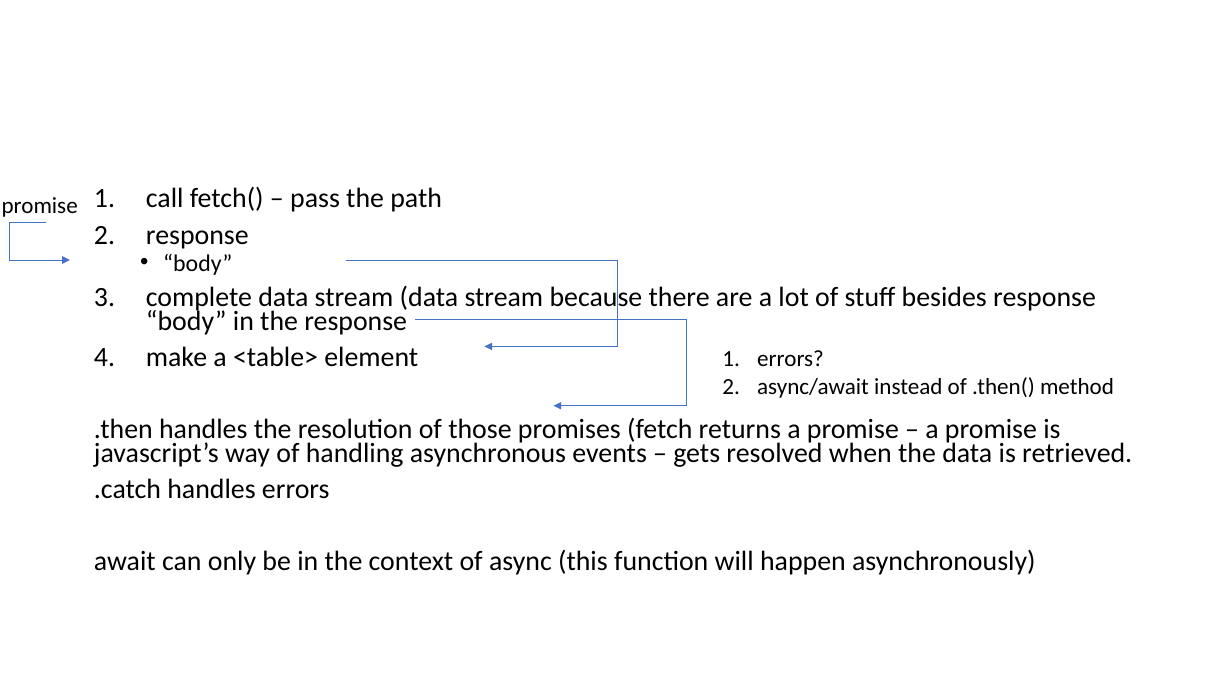
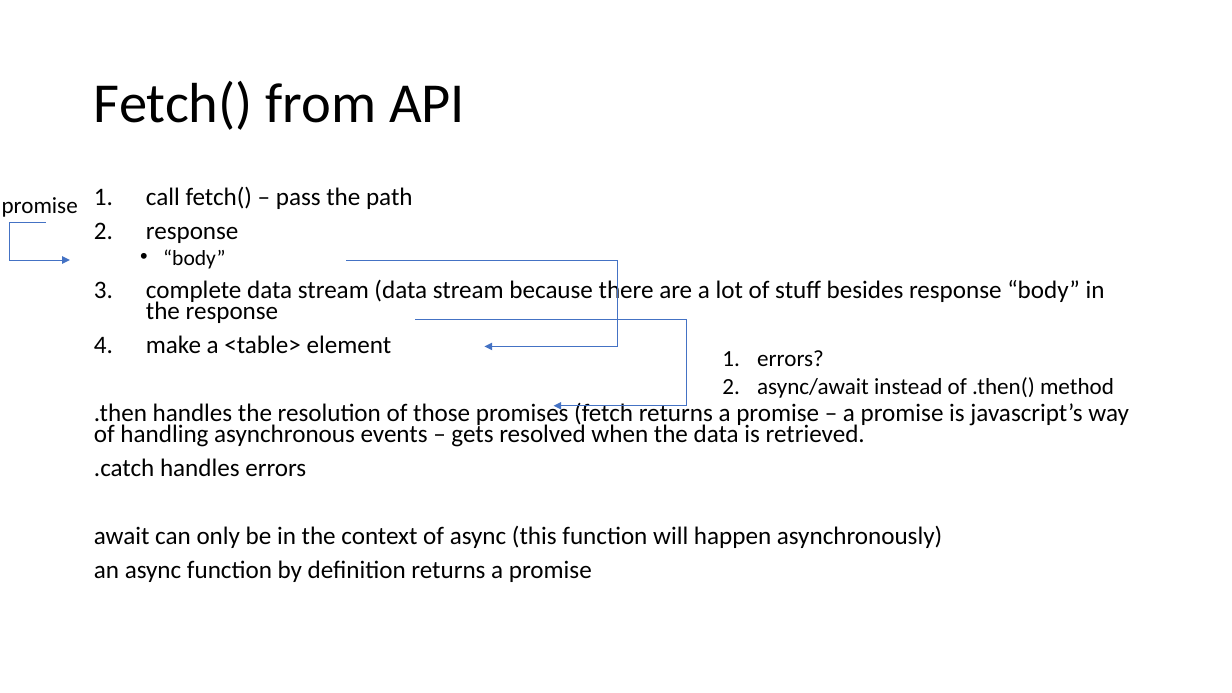
Before and after one commit to kevinclee26/dc_micro_mobo, a slide deck: slide 4 of assets/images/medium.pptx. Drawn at 1232x693 pixels with LibreOffice and Linux fonts; fonts in the diff are those of the drawing. Boxes give left, top, right and bottom in pixels: in the first picture for what was removed or moved away, otherwise in the second. Text is boxed around its words. In the diff, an @@ line names an element or a change of style, - is before the commit and + after.

```diff
--- a/assets/images/medium.pptx
+++ b/assets/images/medium.pptx
@@ title added at [94,81,465,130], 44 pt, text #000000 @@
+Fetch() from API
@@ text at [94,187,1129,548]: size 21.7 to 19.6 pt in "call fetch() – pass the path", "response", "complete data stream (data stream because there ...", "make a <table> element" and 3 more places; size 18.6 to 16.8 pt in "“body”" @@
@@ text at [94,560,592,582]: paragraph added @@
+an async function by definition returns a promise
```
Also in this commit, not shown: 1 slide added, 2 other files.
